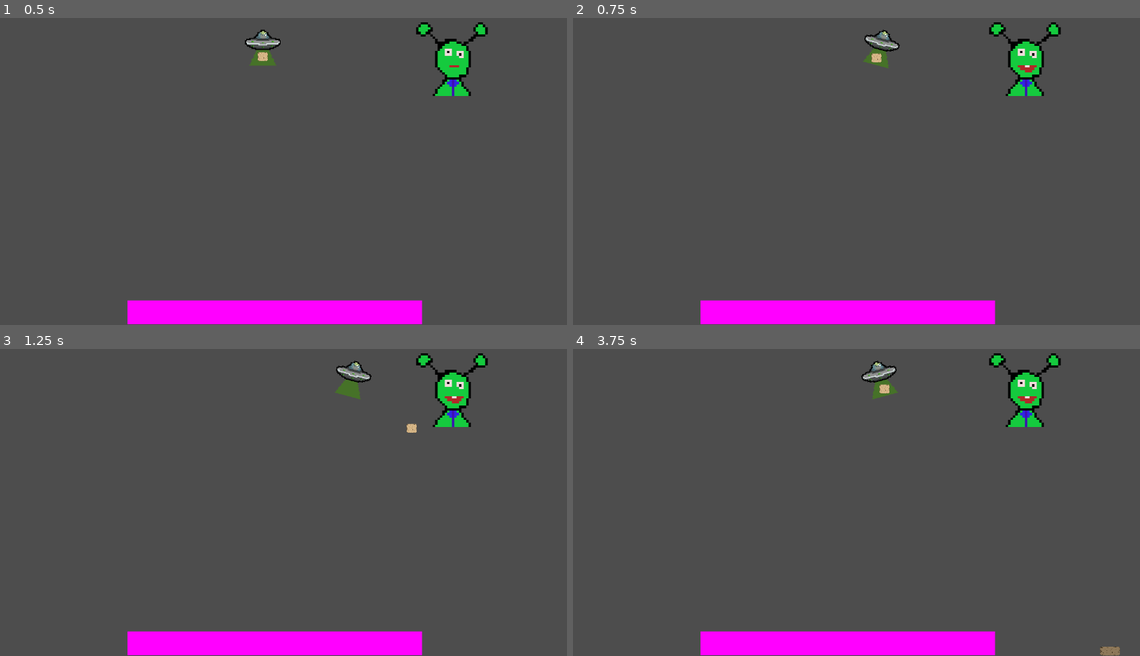
Above: before the commit, frames 1-4 (two rows, left to right).
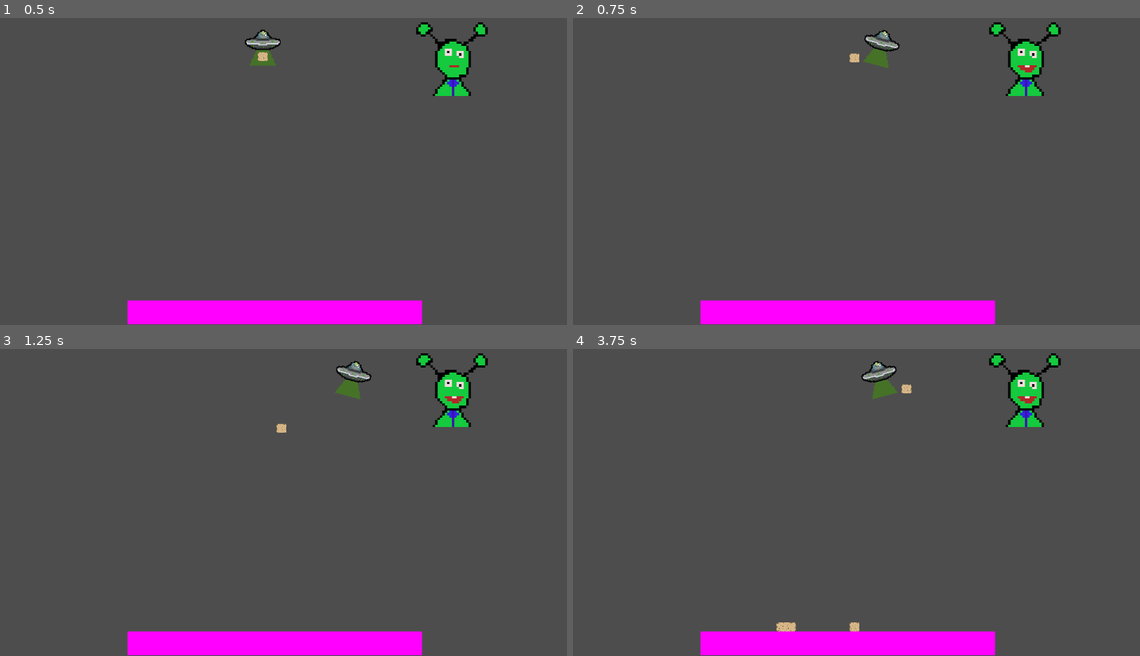
Above: after the commit, the same moments.

Repository: Natanor/Pyramids
Game: Godot game, scene res://Scenes/level.tscn
Same seed, same stepped clock (60 frames per second), same inputs: the game is played once before the commit and once after it.
Inputs (mouse positions are in pixels of both pictures, inside the frame that each line leads up to):
- Up to frame 1 (0.5 s): no input
- Up to frame 2 (0.75 s): move the mouse to (981, 146) at 0.52 s; hold D (MoveRight) from 0.53 s (still down); click (981, 146) at 0.6 s
- Up to frame 3 (1.25 s): keep holding D (MoveRight)
- Up to frame 4 (3.75 s): move the mouse to (737, 511) at 1.27 s; release D (MoveRight) at 1.28 s; hold A (MoveLeft) 1.28-2.03 s; click (737, 511) at 1.35 s; move the mouse to (913, 422) at 2.02 s; hold D (MoveRight) 2.03-3.53 s; click (913, 422) at 2.1 s; move the mouse to (822, 560) at 2.77 s; click (822, 560) at 2.85 s; move the mouse to (1026, 542) at 3.52 s; hold A (MoveLeft) from 3.53 s (still down); click (1026, 542) at 3.6 s

Frame 1 is identical in both runs. In frame 2, 0.1% of the frame differs, in the area x 48-55%, y 11-15%; in frame 3, 0.1%; in frame 4, 0.4%, in the area x 35-97%, y 11-100%.

Commit message:
fixed block momentom

Diff:
--- a/Prefabs/Blocks/BaseBlock.tscn
+++ b/Prefabs/Blocks/BaseBlock.tscn
@@ -7,7 +7,6 @@
 [node name="BaseBlock" type="RigidBody2D"]
 mass = 111.59
 physics_material_override = ExtResource("1_22tlk")
-freeze_mode = 1
 continuous_cd = 2
 max_contacts_reported = 10
 script = ExtResource("2_3tuet")
--- a/Prefabs/Blocks/LongBlock.tscn
+++ b/Prefabs/Blocks/LongBlock.tscn
@@ -8,7 +8,6 @@
 position = Vector2(-22, 0)
 mass = 100.0
 physics_material_override = ExtResource("1_01kqh")
-freeze_mode = 1
 continuous_cd = 2
 max_contacts_reported = 10
 contact_monitor = true
